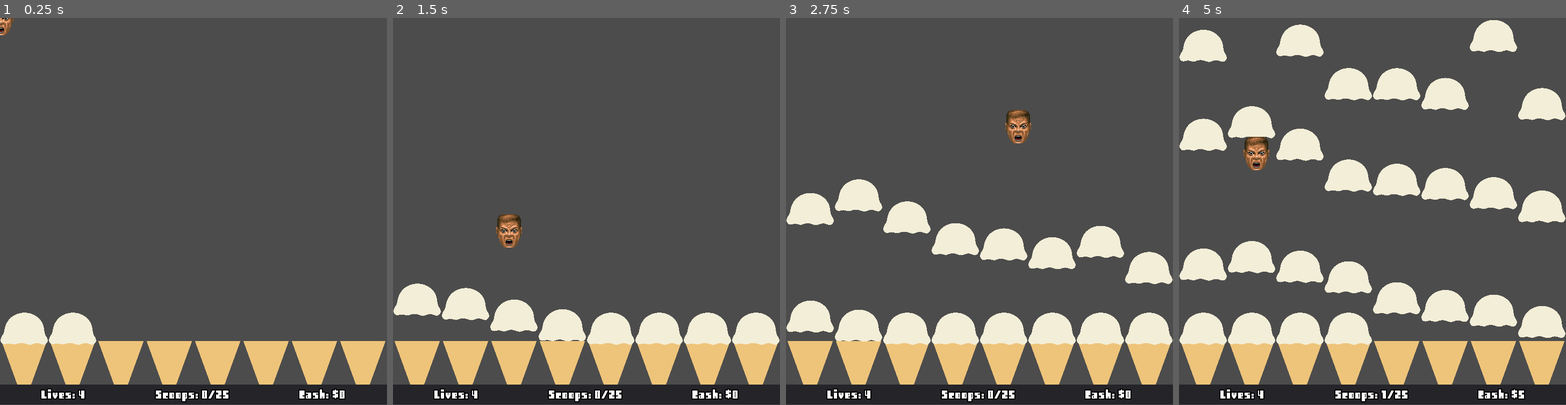
Above: before the commit, frames 1-4 (left to right).
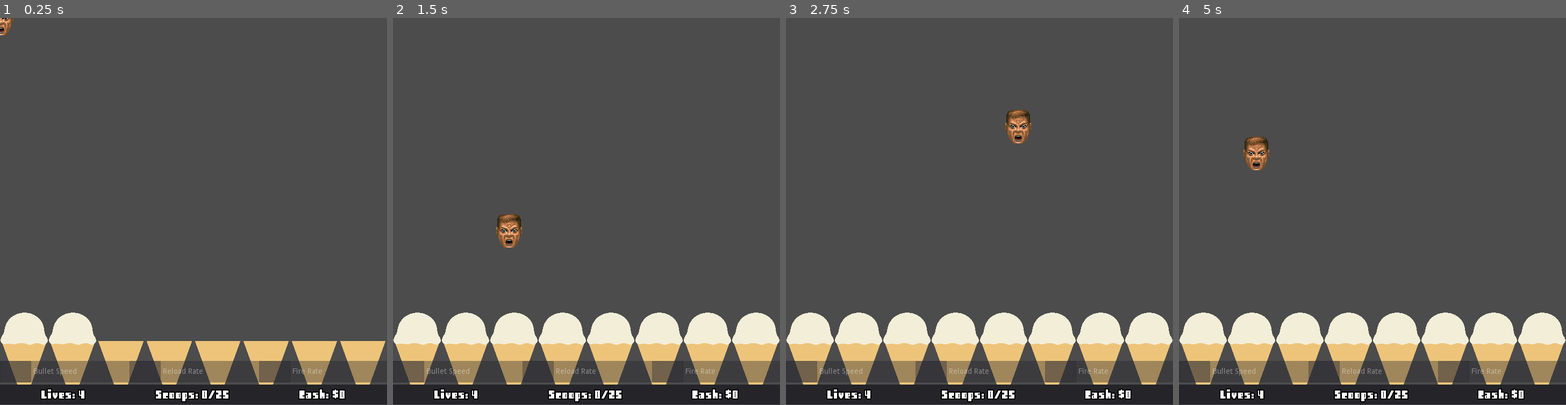
Above: after the commit, the same moments.

Repository: craigostrin/IceCream
Game: Godot game, scene res://Scenes/Game.tscn
The game is run twice, just before and just after one commit, with the same random seed, the same clock (stepped at 60 frames per second) and the same inputs.
Inputs (mouse positions are in pixels of both pictures, inside the frame that each line leads up to):
- Up to frame 1 (0.25 s): no input
- Up to frame 2 (1.5 s): move the mouse to (671, 192) at 0.52 s; click (671, 192) at 0.6 s; move the mouse to (509, 230) at 1.27 s; click (509, 230) at 1.35 s
- Up to frame 3 (2.75 s): move the mouse to (1018, 126) at 2.02 s; click (1018, 126) at 2.1 s
- Up to frame 4 (5 s): move the mouse to (1353, 288) at 2.77 s; click (1353, 288) at 2.85 s; move the mouse to (1488, 269) at 3.52 s; click (1488, 269) at 3.6 s; move the mouse to (1256, 153) at 4.27 s; click (1256, 153) at 4.35 s

The runs differ from the first frame. In frame 1, 2.8% of the frame differs, in the area x 0-98%, y 88-95%; in frame 2, 6.7%; in frame 3, 9.9%; in frame 4, 22%, in the area x 0-100%, y 0-100%.

Commit message:
Unfinished debug panel

Diff:
--- a/Scenes/Cannon.gd
+++ b/Scenes/Cannon.gd
@@ -87,3 +87,11 @@
 
 func update_game_speed(value):
 	game_speed = value
+
+
+func update_reload_speed(value):
+	pass
+
+
+func update_fire_rate(value):
+	pass
--- /dev/null
+++ b/Scenes/DebugPanel.gd
@@ -0,0 +1,7 @@
+extends Panel
+
+onready var speedEdit = $HBoxContainer/HBoxContainer/SpeedLineEdit
+onready var reloadEdit = $HBoxContainer/HBoxContainer2/ReloadLineEdit
+onready var fireEdit = $HBoxContainer/HBoxContainer3/FireLineEdit
+#onready var reloadLabel = $HBoxContainer/HBoxContainer2/ReloadLabel
+#onready var speedLabel = $HBoxContainer/HBoxContainer/SpeedLabel
--- a/Scenes/Game.gd
+++ b/Scenes/Game.gd
@@ -1,9 +1,12 @@
 extends Node2D
+
+var debug := true
 
 const Cannon = preload("res://Scenes/Cannon.tscn")
 const Player = preload("res://Scenes/Player.tscn")
 var player: Area2D
 onready var levelStartPopup = $CanvasLayer/LevelStartPopup
+onready var debugPanel = $CanvasLayer/DebugPanel
 
 var num_of_cannons := 8
 const CANNON_SPAWN_POS := 45.0
@@ -49,12 +52,15 @@
 	player.position = Vector2(360,360)
 	self.add_child(player)
 
+	# LEVEL 1 SETUP
 	level = 1
 	score = 0
 	lives = 4
 	game_speed = BASE_GAME_SPEED
 	max_bullets = BASE_MAX_BULLETS_PER_LEVEL
-	get_tree().call_group("cannons", "update_game_speed", game_speed)
+	if not debug:
+		get_tree().call_group("cannons", "update_game_speed", game_speed)
+		debugPanel.hide()
 	start_level()
 
 
--- a/Scenes/Game.tscn
+++ b/Scenes/Game.tscn
@@ -1,10 +1,11 @@
-[gd_scene load_steps=8 format=2]
+[gd_scene load_steps=9 format=2]
 
 [ext_resource path="res://Font/RetroFontBig.tres" type="DynamicFont" id=1]
 [ext_resource path="res://Scenes/Game.gd" type="Script" id=2]
 [ext_resource path="res://GUI/GUI.gd" type="Script" id=3]
 [ext_resource path="res://Font/RetroFontFooter.tres" type="DynamicFont" id=4]
 [ext_resource path="res://Scenes/LevelStartPopup.gd" type="Script" id=5]
+[ext_resource path="res://Scenes/DebugPanel.gd" type="Script" id=6]
 
 [sub_resource type="RectangleShape2D" id=1]
 
@@ -27,6 +28,75 @@
 shape = SubResource( 1 )
 
 [node name="CanvasLayer" type="CanvasLayer" parent="."]
+
+[node name="DebugPanel" type="Panel" parent="CanvasLayer"]
+modulate = Color( 1, 1, 1, 0.392157 )
+anchor_left = 0.5
+anchor_top = 1.0
+anchor_right = 0.5
+anchor_bottom = 1.0
+margin_left = -360.0
+margin_top = -82.0
+margin_right = 360.0
+margin_bottom = -42.0
+script = ExtResource( 6 )
+__meta__ = {
+"_edit_use_anchors_": false
+}
+
+[node name="HBoxContainer" type="HBoxContainer" parent="CanvasLayer/DebugPanel"]
+anchor_right = 1.0
+anchor_bottom = 1.0
+
+[node name="HBoxContainer" type="HBoxContainer" parent="CanvasLayer/DebugPanel/HBoxContainer"]
+margin_right = 237.0
+margin_bottom = 40.0
+size_flags_horizontal = 3
+
+[node name="SpeedLineEdit" type="LineEdit" parent="CanvasLayer/DebugPanel/HBoxContainer/HBoxContainer"]
+margin_right = 58.0
+margin_bottom = 40.0
+
+[node name="SpeedLabel" type="Label" parent="CanvasLayer/DebugPanel/HBoxContainer/HBoxContainer"]
+margin_left = 62.0
+margin_top = 13.0
+margin_right = 143.0
+margin_bottom = 27.0
+text = "Bullet Speed"
+
+[node name="HBoxContainer2" type="HBoxContainer" parent="CanvasLayer/DebugPanel/HBoxContainer"]
+margin_left = 241.0
+margin_right = 478.0
+margin_bottom = 40.0
+size_flags_horizontal = 3
+
+[node name="ReloadLineEdit" type="LineEdit" parent="CanvasLayer/DebugPanel/HBoxContainer/HBoxContainer2"]
+margin_right = 58.0
+margin_bottom = 40.0
+
+[node name="ReloadLabel" type="Label" parent="CanvasLayer/DebugPanel/HBoxContainer/HBoxContainer2"]
+margin_left = 62.0
+margin_top = 13.0
+margin_right = 137.0
+margin_bottom = 27.0
+text = "Reload Rate"
+
+[node name="HBoxContainer3" type="HBoxContainer" parent="CanvasLayer/DebugPanel/HBoxContainer"]
+margin_left = 482.0
+margin_right = 720.0
+margin_bottom = 40.0
+size_flags_horizontal = 3
+
+[node name="FireLineEdit" type="LineEdit" parent="CanvasLayer/DebugPanel/HBoxContainer/HBoxContainer3"]
+margin_right = 58.0
+margin_bottom = 40.0
+
+[node name="FireLabel" type="Label" parent="CanvasLayer/DebugPanel/HBoxContainer/HBoxContainer3"]
+margin_left = 62.0
+margin_top = 13.0
+margin_right = 118.0
+margin_bottom = 27.0
+text = "Fire Rate"
 
 [node name="GUI" type="Control" parent="CanvasLayer"]
 anchor_right = 1.0
